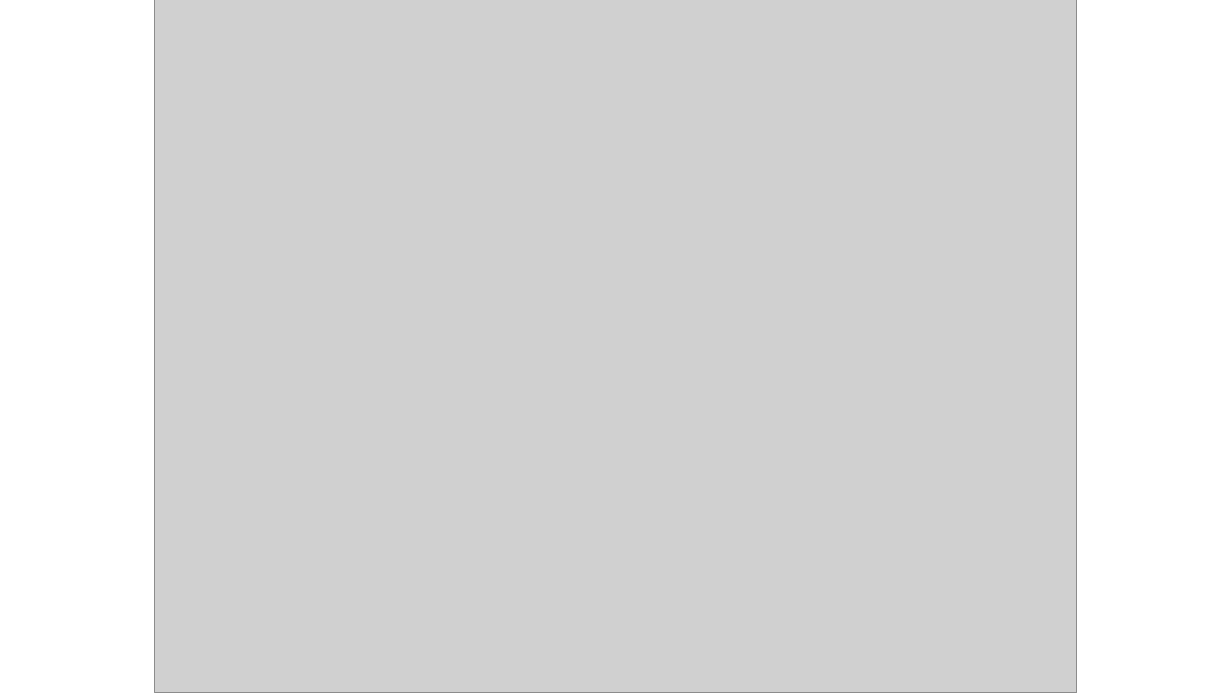
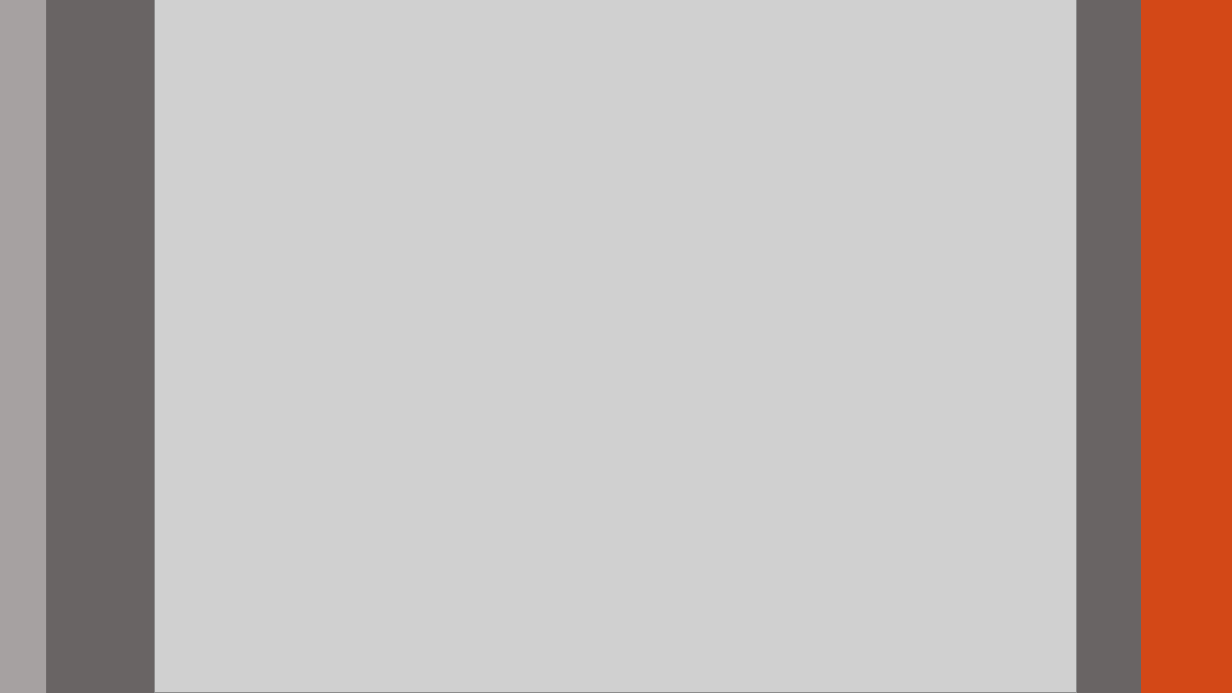
Before and after one commit to Reneress/Aulas-Power-BI, a slide deck: slide 3 of Intensivão de Power BI - Aula 3/Intensivão de Power BI - Aula 3/Plano de Fundo.pptx. Drawn at 1232x693 pixels with LibreOffice and Linux fonts; fonts in the diff are those of the drawing; grey boxes stand for pictures. Boxes give left, top, right and bottom in pixels: in the first picture for what was removed or moved away, otherwise in the second. Text is boxed around its words. In the diff, an @@ line names an element or a change of style, - is before the commit and + after.

```diff
--- a/Intensivão de Power BI - Aula 3/Intensivão de Power BI - Aula 3/Plano de Fundo.pptx
+++ b/Intensivão de Power BI - Aula 3/Intensivão de Power BI - Aula 3/Plano de Fundo.pptx
@@ background #FFFFFF to #696464 @@
@@ rectangle added at [0,0,46,693], fill #A6A1A1 @@
@@ rectangle added at [1141,0,1232,693], fill #D34817 @@
```
Also in this commit, not shown: 1 other slide changed, 1 slide added, 1 slide removed, 2 other files.
